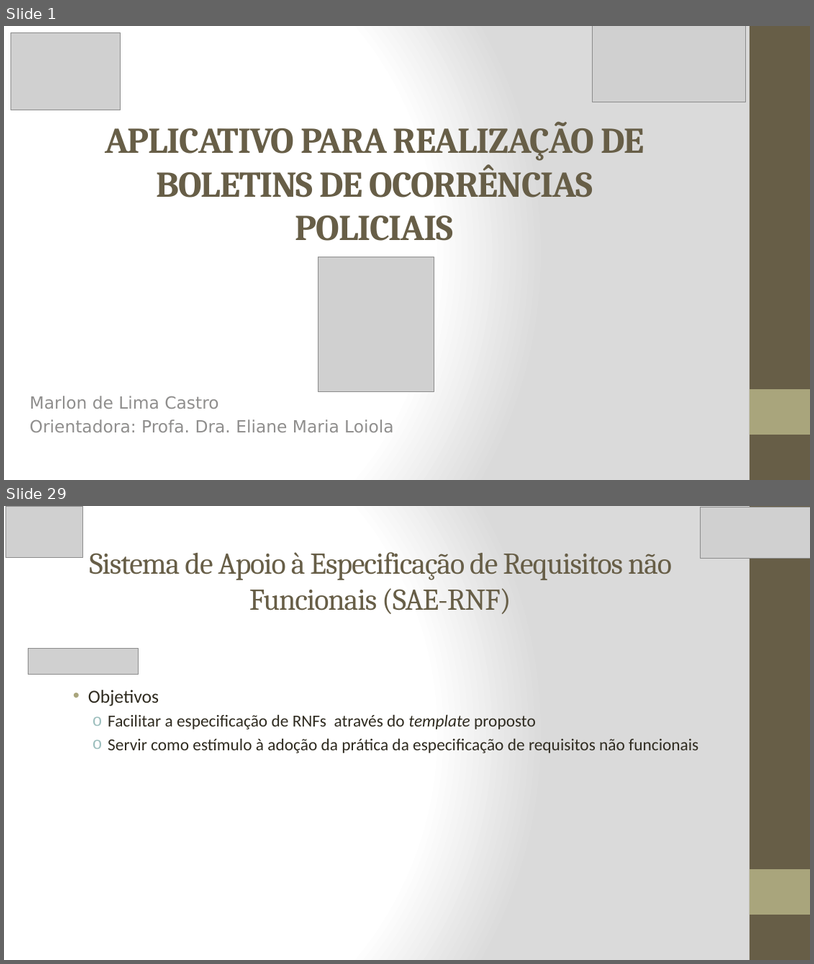
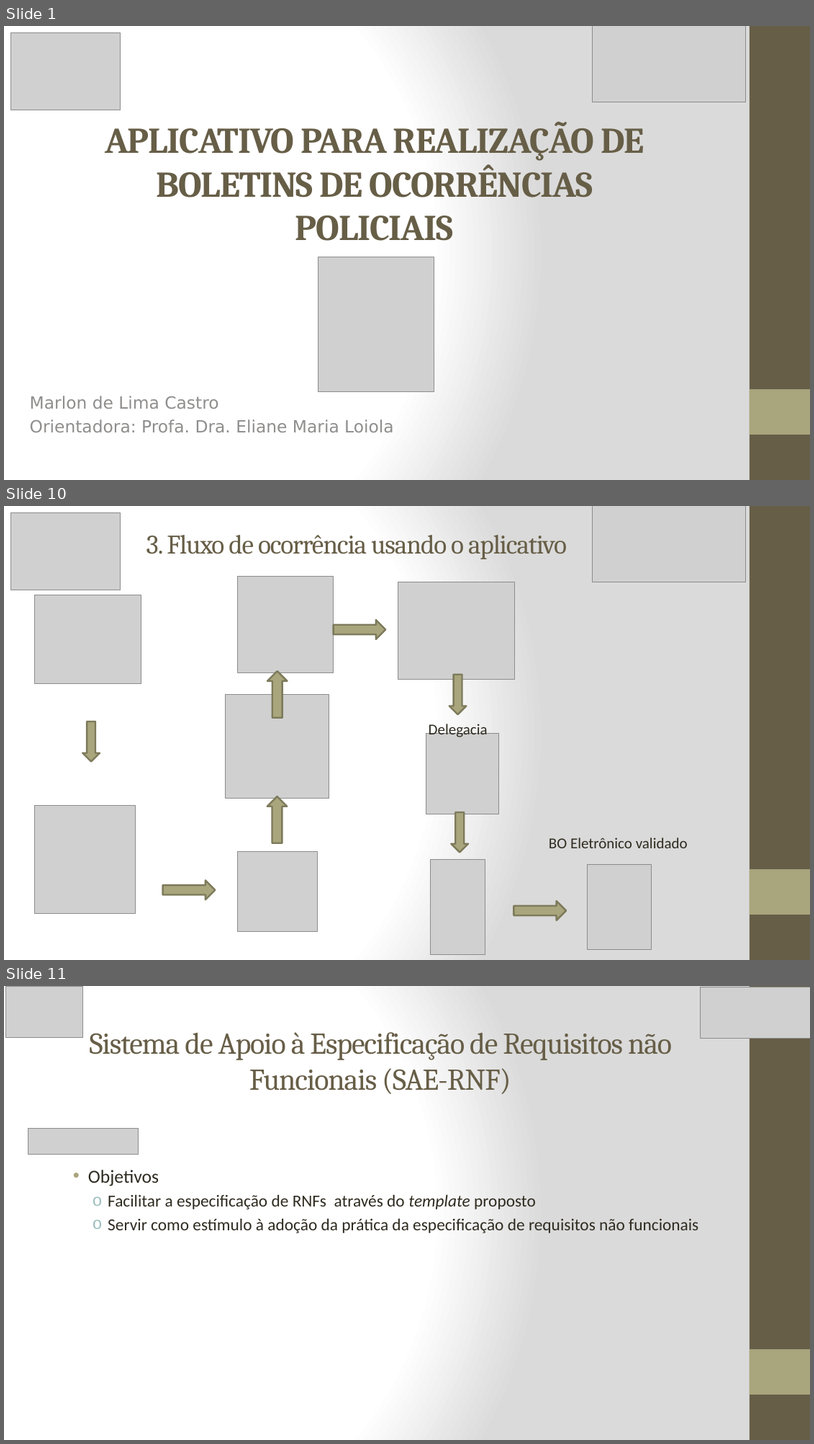
Before and after one commit to marlonscastro/estagiotcc, a slide deck: Apresentação_PPT.pptx. Shown one above the other, each under a label of ours: slides 1 and 29 before the commit, slides 1, 10 and 11 after it; the slides between them are not shown. The pictures are 814x964 and 814x1444 pixels, drawn with LibreOffice and Linux fonts; fonts in the diff are those of the drawing; grey boxes stand for pictures. Boxes give left, top, right and bottom in pixels: in the first picture for what was removed or moved away, otherwise in the second. Text is boxed around its words. In the diff, an @@ line names an element or a change of style, - is before the commit and + after.

```diff
--- a/Apresentação_PPT.pptx
+++ b/Apresentação_PPT.pptx
@@ slide 10 added at (4, 506, 810, 960), background gradient #FFFFFF to #DADADA; not listed: 2 template elements that a slide beside it also shows @@
@@ picture added at (10, 512, 120, 590) @@
@@ picture added at (593, 506, 746, 582) @@
@@ title added at (147, 535, 567, 559), 32 pt, text #675E47 @@
+3. Fluxo de ocorrência usando o aplicativo
@@ picture added at (237, 576, 334, 672) @@
@@ picture added at (398, 582, 514, 679) @@
@@ picture added at (34, 595, 141, 683) @@
@@ right arrow added at (334, 620, 386, 639), fill #A9A57C, outline #7D7A5C 2 pt @@
@@ up arrow added at (268, 671, 288, 718), fill #A9A57C, outline #7D7A5C 2 pt @@
@@ down arrow added at (450, 674, 467, 714), fill #A9A57C, outline #7D7A5C 2 pt @@
@@ picture added at (226, 694, 329, 798) @@
@@ down arrow added at (82, 721, 100, 762), fill #A9A57C, outline #7D7A5C 2 pt @@
@@ picture added at (426, 734, 499, 815) @@
@@ text added at (429, 722, 488, 737), 18 pt, text #2F2B20 @@
+Delegacia
@@ picture added at (34, 806, 135, 913) @@
@@ up arrow added at (267, 796, 287, 843), fill #A9A57C, outline #7D7A5C 2 pt @@
@@ down arrow added at (452, 812, 468, 852), fill #A9A57C, outline #7D7A5C 2 pt @@
@@ text added at (549, 837, 688, 848), 18 pt, text #2F2B20 @@
+BO Eletrônico validado
@@ picture added at (237, 852, 317, 932) @@
@@ picture added at (430, 860, 485, 955) @@
@@ picture added at (588, 865, 652, 950) @@
@@ right arrow added at (163, 880, 216, 899), fill #A9A57C, outline #7D7A5C 2 pt @@
@@ right arrow added at (514, 901, 566, 920), fill #A9A57C, outline #7D7A5C 2 pt @@
@@ what was slide 29 is now slide 11 @@
```
Also in this commit, not shown: 6 slides changed, 2 other slides added, 21 slides removed, 3 other files.
